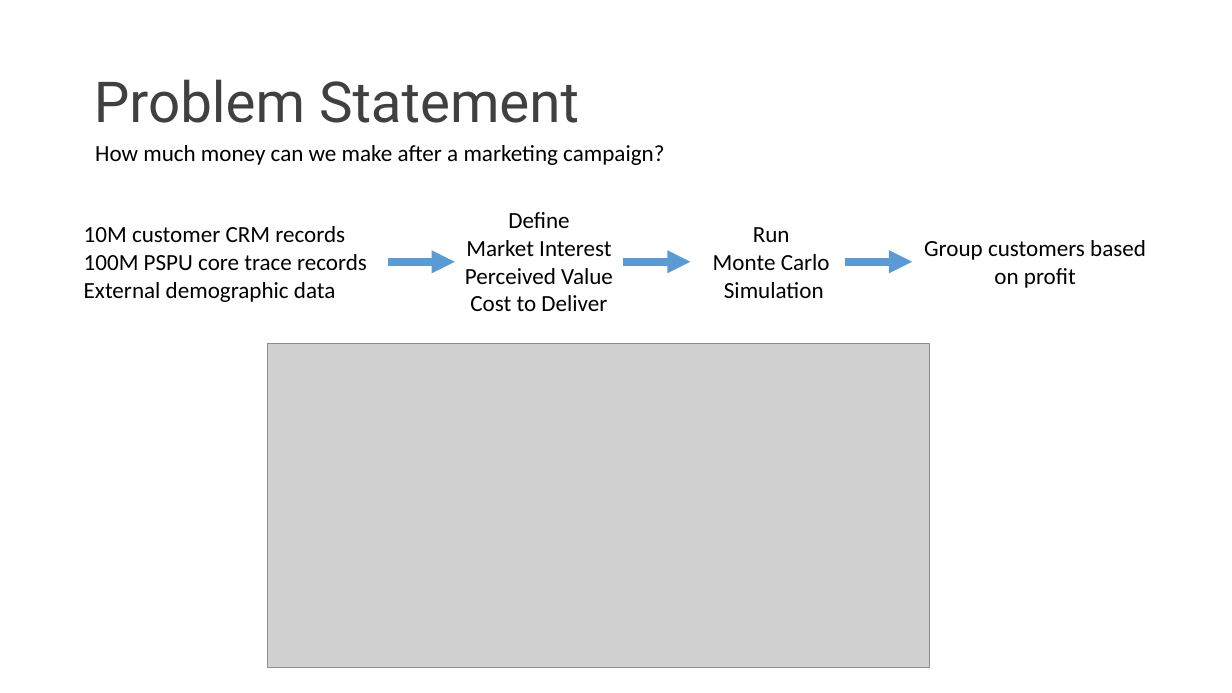
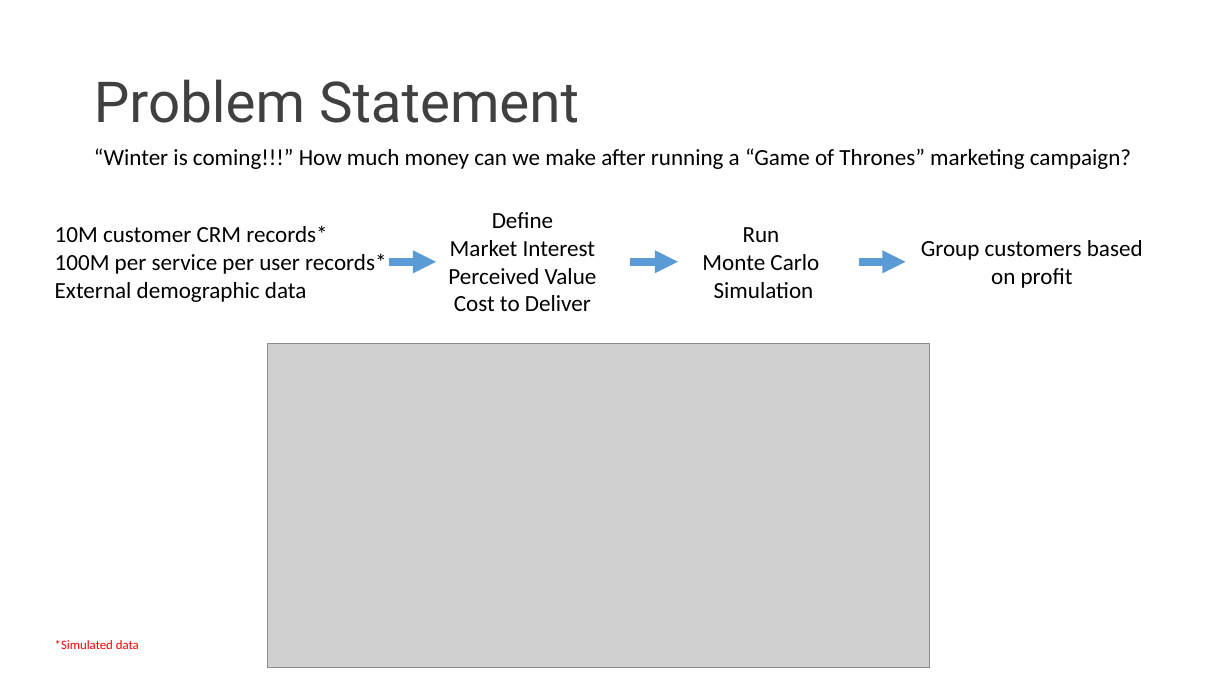
Before and after one commit to cdemircioglu/ORTest, a slide deck: slide 2 of OPRC London UCV Demo.pptx. Drawn at 1232x693 pixels with LibreOffice and Linux fonts; fonts in the diff are those of the drawing; grey boxes stand for pictures; background and template pictures are left out. Boxes give left, top, right and bottom in pixels: in the first picture for what was removed or moved away, otherwise in the second. Text is boxed around its words. In the diff, an @@ line names an element or a change of style, - is before the commit and + after.

```diff
--- a/OPRC London UCV Demo.pptx
+++ b/OPRC London UCV Demo.pptx
@@ text at [94, 148, 1131, 169]: text changed @@
-How much money can we make after a marketing campaign?
+“Winter is coming!!!” How much money can we make after running a “Game of Thrones” marketing campaign?
@@ text "Define": place and size @@
-text "Define" at [465, 212, 613, 311]
+text "Define" at [448, 212, 597, 311]
@@ text "10M customer CRM records*": place and size @@
-text "10M customer CRM records*" at [84, 226, 367, 302]
+text "10M customer CRM records*" at [55, 225, 386, 302]
@@ text at [55, 225, 386, 274]: text changed @@
-10M customer CRM records
-100M PSPU core trace records
+10M customer CRM records*
+100M per service per user records*
@@ text "Run": place and size @@
-text "Run" at [713, 227, 830, 298]
+text "Run" at [702, 227, 819, 298]
@@ arrow moved from (388, 262) - (455, 262) to (389, 262) - (436, 262) @@
@@ arrow moved from (624, 262) - (690, 262) to (630, 262) - (678, 262) @@
@@ arrow moved from (845, 262) - (912, 262) to (860, 262) - (906, 262) @@
@@ text added at [55, 640, 139, 649], 10 pt, text #FF0000 @@
+*Simulated data
```
Also in this commit, not shown: 2 other files.
